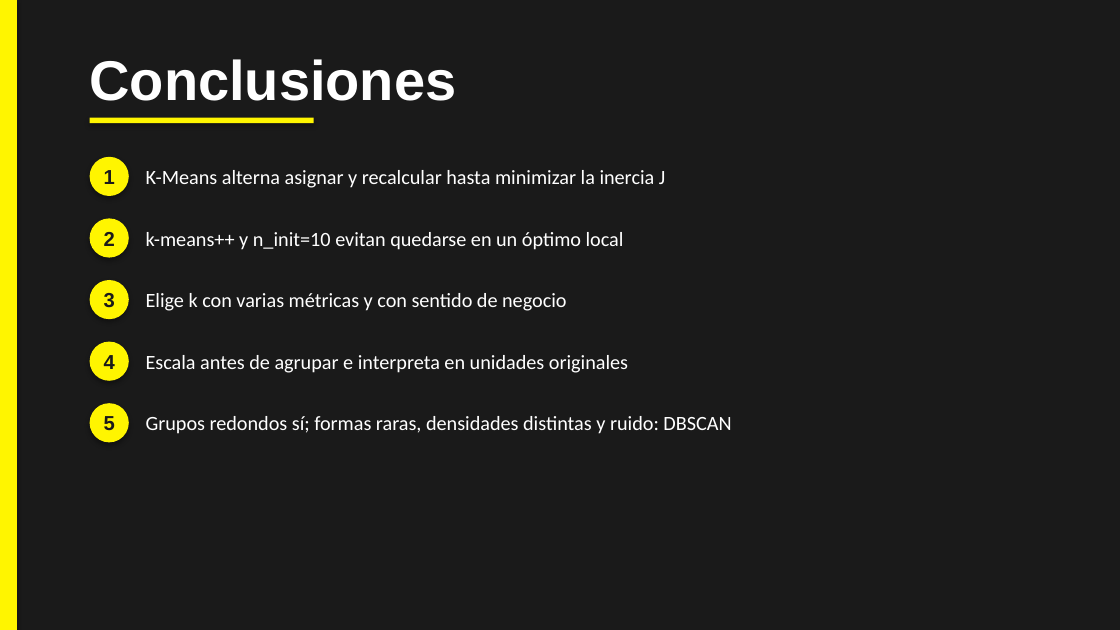
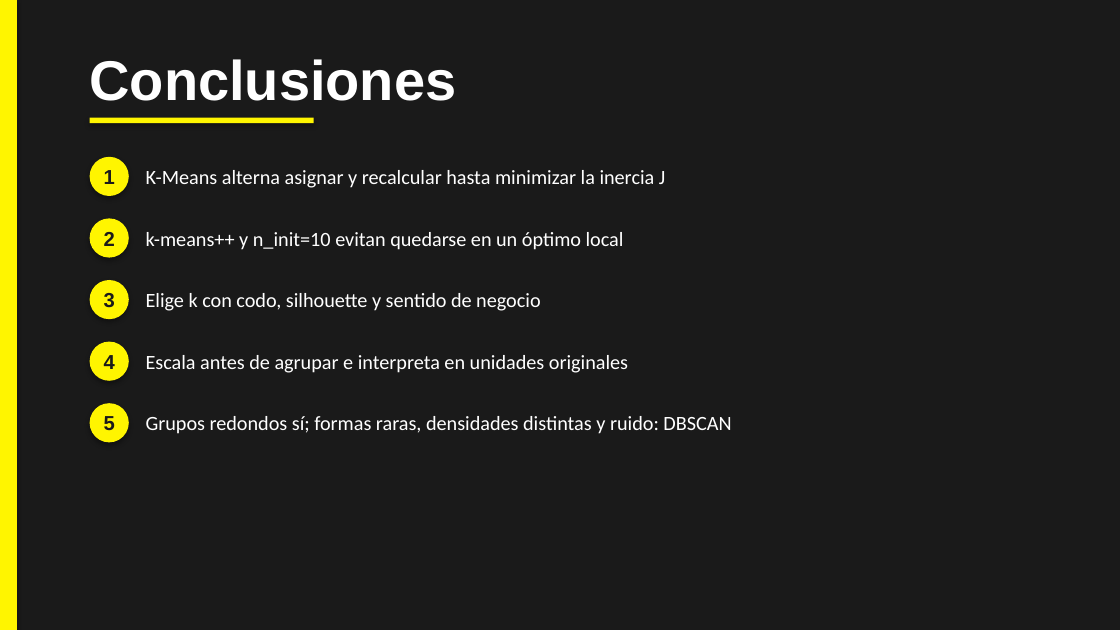
Before and after one commit to Emilio-Guevara/aprendizaje-no-supervisado-EmilioGuevara, a slide deck: slide 13 of 01-kmeans/slides/Introducción a K-Means - UDEM.pptx. Drawn at 1120x630 pixels with LibreOffice and Linux fonts; fonts in the diff are those of the drawing. Boxes give left, top, right and bottom in pixels: in the first picture for what was removed or moved away, otherwise in the second. Text is boxed around its words. In the diff, an @@ line names an element or a change of style, - is before the commit and + after.

```diff
--- a/01-kmeans/slides/Introducción a K-Means - UDEM.pptx
+++ b/01-kmeans/slides/Introducción a K-Means - UDEM.pptx
@@ text at (146, 293, 540, 311): text changed @@
-Elige k con varias métricas y con sentido de negocio
+Elige k con codo, silhouette y sentido de negocio
```
Also in this commit, not shown: 3 other slides changed, 22 other files.
